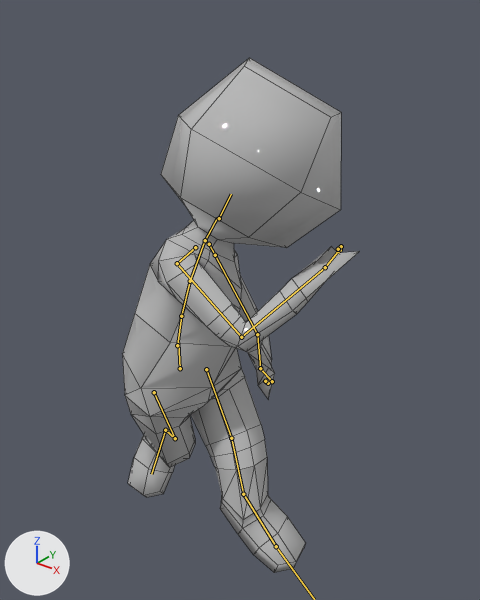
A saved change to the FBX model Assets/CrowdMatch/Models/Block_LegSpinning.fbx.
The view is the same before and after, from a 50 mm camera at (1.7, -1.92, 2.3) aimed at (0.13, 0.05, 1.08). Every picture has the same lights, and +X, +Y and +Z are marked at lower left. The picture after the commit comes second. Both versions are drawn at frame 18 of the action 'Take 001'; the numbers are the values there. The bones that change, and the others that lie on the model, are drawn over the model as lines. Mesh edges are drawn as thin lines.

Objects in the first picture: 'Body', 'Leg'.
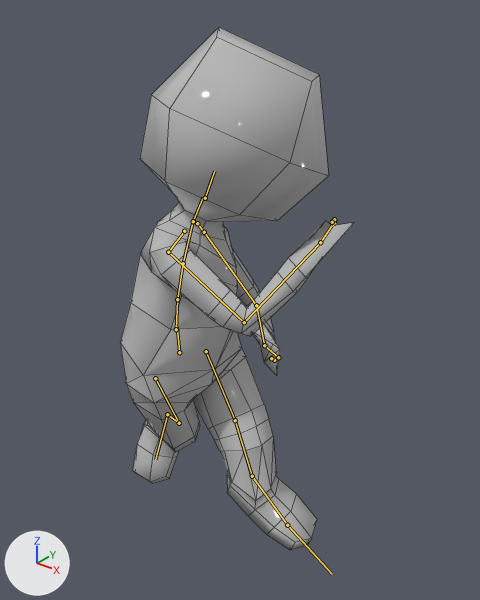
Where the change shows, as pixel boxes (x1, y1, x2, y2) in the pictures (480 x 600 px):
'Body', posed: before (122, 58, 359, 416); after (120, 28, 353, 403)
'Leg', posed: before (125, 369, 305, 573); after (127, 349, 317, 550)
bone 'mixamorig:Hips', root to tip: before (180, 368) to (178, 342); after (179, 352) to (177, 326)
bone 'mixamorig:Spine', root to tip: before (177, 345) to (181, 316); after (176, 329) to (177, 299)
bone 'mixamorig:Spine1', root to tip: before (181, 316) to (190, 281); after (177, 299) to (183, 263)
bone 'mixamorig:Spine2', root to tip: before (190, 281) to (204, 241); after (183, 263) to (192, 223)
bone 'mixamorig:Neck', root to tip: before (205, 240) to (217, 217); after (193, 221) to (203, 197)
bone 'mixamorig:Head', root to tip: before (219, 218) to (231, 194); after (205, 198) to (214, 171)
bone 'mixamorig:LeftUpLeg', root to tip: before (206, 369) to (231, 438); after (206, 351) to (234, 419)
bone 'mixamorig:LeftLeg', root to tip: before (231, 438) to (243, 494); after (235, 420) to (252, 476)
bone 'mixamorig:LeftFoot', root to tip: before (243, 494) to (276, 546); after (252, 476) to (287, 525)
bone 'mixamorig:LeftToeBase', root to tip: before (276, 546) to (314, 599); after (287, 525) to (332, 574)

What changed in the scene script:
```text
Change bone_mixamorig_hips:
    where bone_mixamorig_hips = bpy.data.objects['Armature'].pose.bones['mixamorig:Hips']
    bone_mixamorig_hips.location: (-4.7, -1.1, 11.5) -> (-4.4, 7.1, 11.5)
    bone_mixamorig_hips.rotation_quaternion: (0.793, 0.061, 0.607, -0.006) -> (0.771, 0.08, 0.632, 0.015)  # degrees (19, 74, 14) -> degrees (37, 76, 31)
Change bone_mixamorig_spine:
    where bone_mixamorig_spine = bpy.data.objects['Armature'].pose.bones['mixamorig:Spine']  # child of 'mixamorig:Hips'
    bone_mixamorig_spine.rotation_quaternion: (0.988, 0.025, 0.116, -0.103) -> (0.989, 0.024, 0.116, -0.093)  # degrees (2, 14, -12) -> degrees (2, 13, -11)
Change bone_mixamorig_spine1:
    where bone_mixamorig_spine1 = bpy.data.objects['Armature'].pose.bones['mixamorig:Spine1']  # child of 'mixamorig:Spine'
    bone_mixamorig_spine1.rotation_quaternion: (0.995, 0.032, 0.079, -0.046) -> (0.995, 0.031, 0.088, -0.03)  # degrees (3, 9, -5) -> degrees (3, 10, -3)
Change bone_mixamorig_spine2:
    where bone_mixamorig_spine2 = bpy.data.objects['Armature'].pose.bones['mixamorig:Spine2']  # child of 'mixamorig:Spine1'
    bone_mixamorig_spine2.rotation_quaternion: (0.995, 0.032, 0.08, -0.044) -> (0.996, 0.032, 0.08, -0.029)  # degrees (3, 9, -5) -> degrees (3, 9, -3)
Change bone_mixamorig_neck:
    where bone_mixamorig_neck = bpy.data.objects['Armature'].pose.bones['mixamorig:Neck']  # child of 'mixamorig:Spine2'
    bone_mixamorig_neck.rotation_quaternion: (0.999, 0.044, -0.007, 0.006) -> (0.999, 0.043, -0.008, -0.001)  # degrees (5, -1, 1) -> degrees (5, -1, 0)
Change bone_mixamorig_head:
    where bone_mixamorig_head = bpy.data.objects['Armature'].pose.bones['mixamorig:Head']  # child of 'mixamorig:Neck'
    bone_mixamorig_head.rotation_quaternion: (0.991, -0.036, 0.123, -0.048) -> (0.99, -0.037, 0.116, -0.072)  # degrees (-5, 14, -6) -> degrees (-5, 13, -9)
Change bone_mixamorig_leftupleg:
    where bone_mixamorig_leftupleg = bpy.data.objects['Armature'].pose.bones['mixamorig:LeftUpLeg']  # child of 'mixamorig:Hips'
    bone_mixamorig_leftupleg.rotation_quaternion: (0.893, 0.369, -0.213, -0.145) -> (0.889, 0.364, -0.221, -0.167)  # degrees (48, -16, -26) -> degrees (49, -16, -28)
Change bone_mixamorig_leftleg:
    where bone_mixamorig_leftleg = bpy.data.objects['Armature'].pose.bones['mixamorig:LeftLeg']  # child of 'mixamorig:LeftUpLeg'
    bone_mixamorig_leftleg.location: (0.0, 0.0, 0.0) -> (0.0, 0.7, 0.0)
    bone_mixamorig_leftleg.rotation_quaternion: (0.999, -0.006, 0.043, -0.03) -> (0.998, 0.026, 0.037, -0.037)  # degrees (-1, 5, -3) -> degrees (3, 4, -4)
Change bone_mixamorig_leftfoot:
    where bone_mixamorig_leftfoot = bpy.data.objects['Armature'].pose.bones['mixamorig:LeftFoot']  # child of 'mixamorig:LeftLeg'
    bone_mixamorig_leftfoot.rotation_quaternion: (0.827, -0.455, 0.331, 0.007) -> (0.809, -0.483, 0.334, 0.032)  # degrees (-64, 34, -20) -> degrees (-68, 35, -19)
Change bone_mixamorig_lefttoebase:
    where bone_mixamorig_lefttoebase = bpy.data.objects['Armature'].pose.bones['mixamorig:LeftToeBase']  # child of 'mixamorig:LeftFoot'
    bone_mixamorig_lefttoebase.rotation_quaternion: (0.989, 0.028, -0.111, -0.096) -> (0.983, 0.004, -0.158, -0.093)  # degrees (5, -12, -12) -> degrees (2, -18, -11)
```
